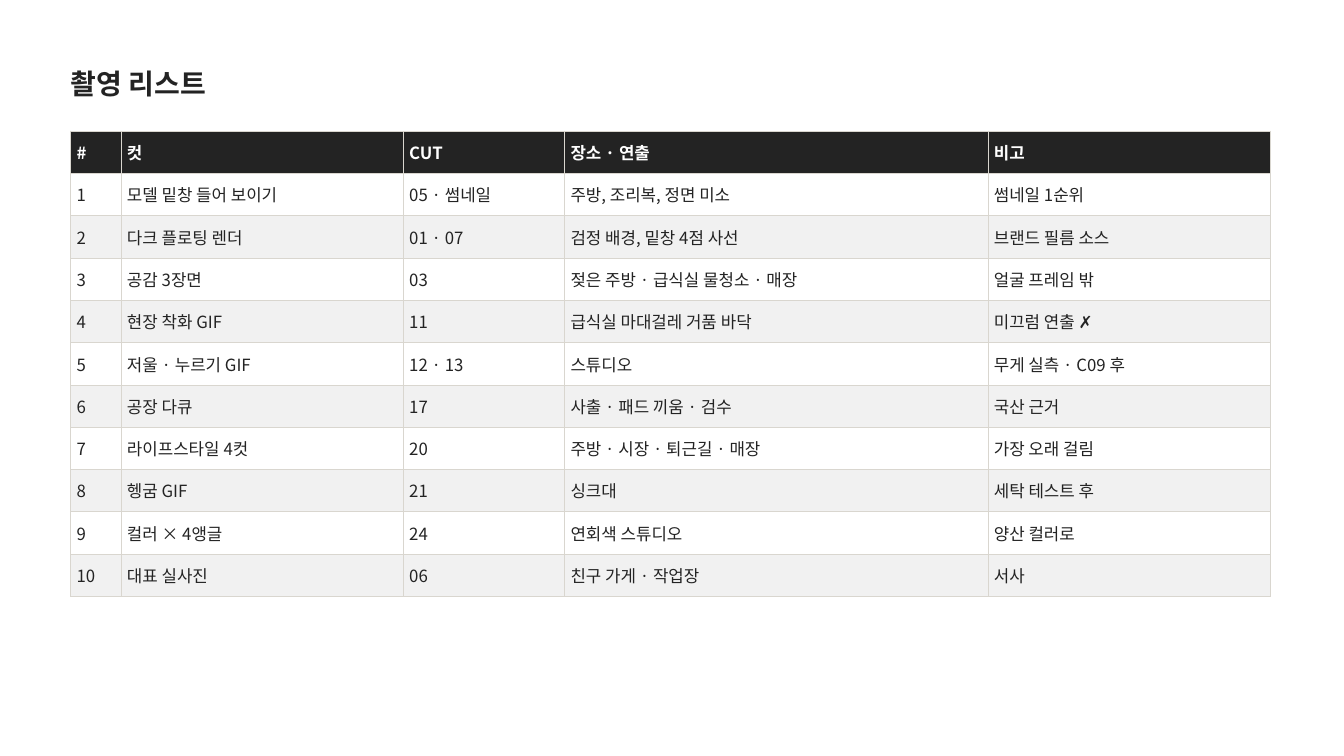
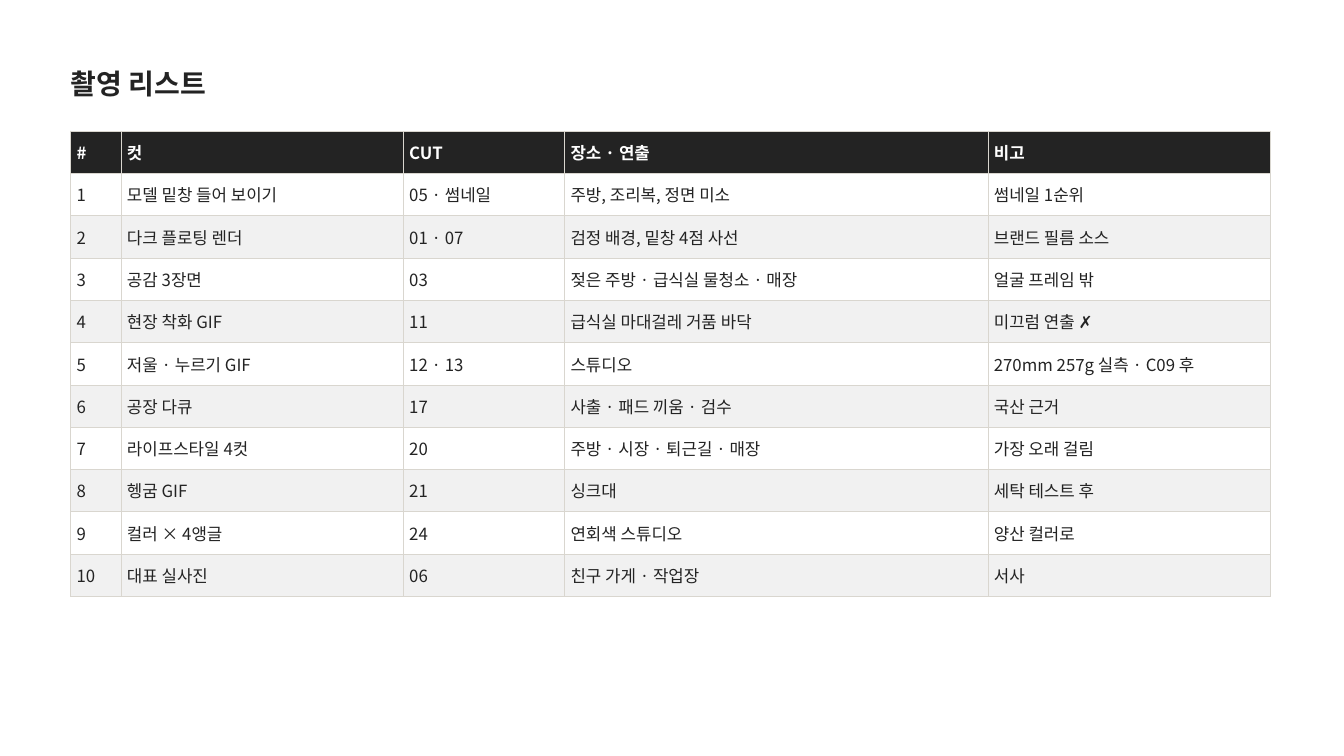
Before and after one commit to ydcompany89/harness-system, a slide deck: slide 35 of launch/rs/design/detail-walking/rs-walking-detail-plan.pptx. Drawn at 1344x756 pixels with LibreOffice and Linux fonts; fonts in the diff are those of the drawing. Boxes give left, top, right and bottom in pixels: in the first picture for what was removed or moved away, otherwise in the second. Text is boxed around its words. In the diff, an @@ line names an element or a change of style, - is before the commit and + after.

```diff
--- a/launch/rs/design/detail-walking/rs-walking-detail-plan.pptx
+++ b/launch/rs/design/detail-walking/rs-walking-detail-plan.pptx
@@ table at bbox=[71, 131, 1270, 588] @@
-row 6, column 5: 무게 실측 · C09 후
+row 6, column 5: 270mm 257g 실측 · C09 후
```
Also in this commit, not shown: 6 other slides changed, 5 other files.
